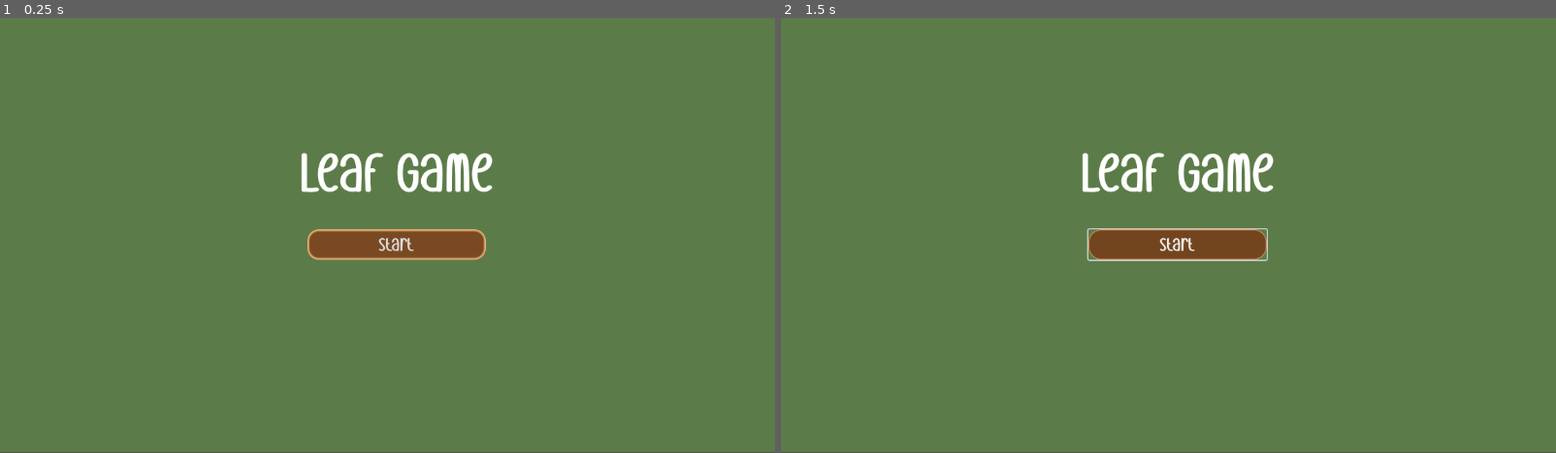
Above: before the commit, frames 1-2 (left to right).
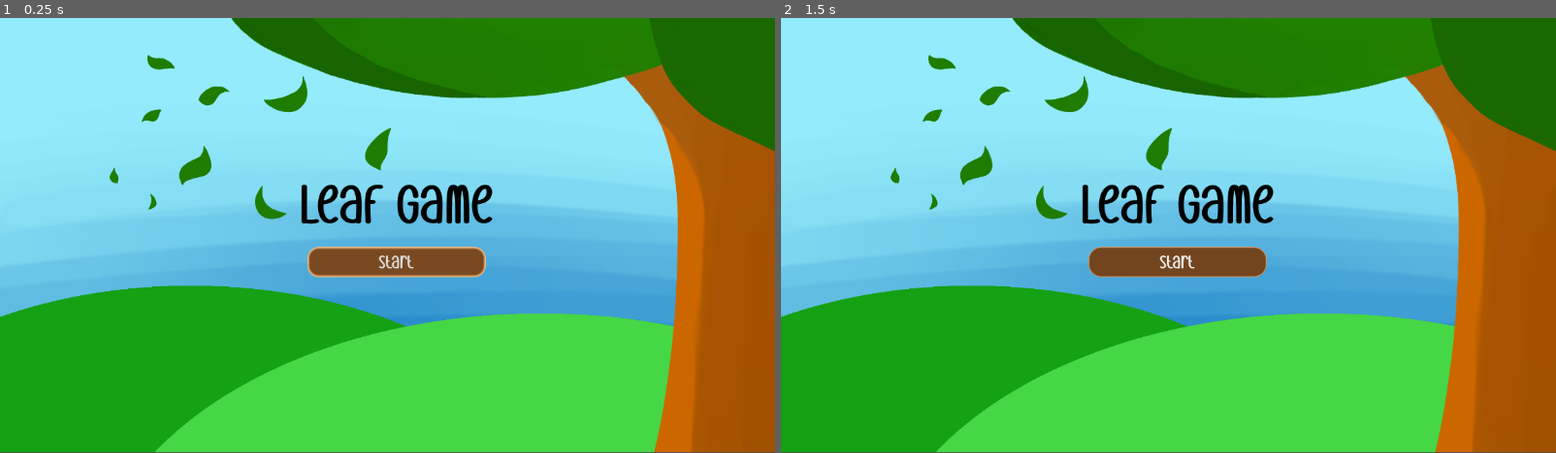
Above: after the commit, the same moments.

Repository: ewickland24/LeafGame
Game: Godot game, scene res://scenes/main_menu.tscn
Same seed, same stepped clock (60 frames per second), same inputs: the game is played once before the commit and once after it. This scene is started directly instead of the project's main scene.
Inputs:
- Up to frame 1 (0.25 s): no input
- Up to frame 2 (1.5 s): click "start" at 0.5 s; click "start" at 1.25 s

The runs differ from the first frame. In frame 1, 99% of the frame differs, in the area x 0-100%, y 0-100%; in frame 2, 99%.

Commit message:
Finish basic main menu setup

Diff:
--- a/leaf-game/scenes/main_menu.tscn
+++ b/leaf-game/scenes/main_menu.tscn
@@ -1,9 +1,10 @@
-[gd_scene load_steps=5 format=3 uid="uid://dxtvlqqsd1gla"]
+[gd_scene load_steps=7 format=3 uid="uid://4rdi1vkrs0l0"]
 
+[ext_resource type="Texture2D" uid="uid://b2boym03cgsdu" path="res://assets/backgrounds/LeafGame Menu.png" id="1_ekxnf"]
 [ext_resource type="FontFile" uid="uid://u3tjmtmiqcqo" path="res://assets/fonts/green_leaf/Green Leaf.otf" id="1_l6cm7"]
 
-[sub_resource type="StyleBoxFlat" id="StyleBoxFlat_ekxnf"]
-bg_color = Color(0.35557458, 0.4882195, 0.28091556, 1)
+[sub_resource type="StyleBoxTexture" id="StyleBoxTexture_bqqt6"]
+texture = ExtResource("1_ekxnf")
 
 [sub_resource type="StyleBoxFlat" id="StyleBoxFlat_vue75"]
 bg_color = Color(0.47612, 0.2903492, 0.13198617, 1)
@@ -11,6 +12,19 @@
 border_width_top = 4
 border_width_right = 4
 border_width_bottom = 4
+border_color = Color(0.99560755, 0.74234235, 0.49763602, 1)
+border_blend = true
+corner_radius_top_left = 16
+corner_radius_top_right = 16
+corner_radius_bottom_right = 16
+corner_radius_bottom_left = 16
+
+[sub_resource type="StyleBoxFlat" id="StyleBoxFlat_ekxnf"]
+bg_color = Color(0.3916001, 0.23556149, 0.10248185, 1)
+border_width_left = 2
+border_width_top = 2
+border_width_right = 2
+border_width_bottom = 2
 border_color = Color(0.99560755, 0.74234235, 0.49763602, 1)
 border_blend = true
 corner_radius_top_left = 16
@@ -39,7 +53,7 @@
 layout_mode = 0
 offset_right = 1155.0
 offset_bottom = 647.0
-theme_override_styles/panel = SubResource("StyleBoxFlat_ekxnf")
+theme_override_styles/panel = SubResource("StyleBoxTexture_bqqt6")
 
 [node name="startButton" type="Button" parent="."]
 layout_mode = 1
@@ -47,23 +61,25 @@
 anchor_left = 0.5
 anchor_right = 0.5
 offset_left = 457.0
-offset_top = 315.0
+offset_top = 341.0
 offset_right = 722.0
-offset_bottom = 360.0
+offset_bottom = 386.0
 grow_horizontal = 2
+focus_mode = 0
 theme_override_fonts/font = ExtResource("1_l6cm7")
 theme_override_font_sizes/font_size = 40
 theme_override_styles/normal = SubResource("StyleBoxFlat_vue75")
-theme_override_styles/pressed = SubResource("StyleBoxFlat_l6cm7")
+theme_override_styles/pressed = SubResource("StyleBoxFlat_ekxnf")
 theme_override_styles/hover = SubResource("StyleBoxFlat_l6cm7")
 text = "start"
 
-[node name="Label" type="Label" parent="."]
+[node name="Title" type="Label" parent="."]
 layout_mode = 0
 offset_left = 399.0
-offset_top = 175.0
+offset_top = 222.0
 offset_right = 779.0
-offset_bottom = 275.0
+offset_bottom = 330.0
+theme_override_colors/font_color = Color(0, 0, 0, 1)
 theme_override_fonts/font = ExtResource("1_l6cm7")
 theme_override_font_sizes/font_size = 120
 text = "Leaf Game"
--- /dev/null
+++ b/leaf-game/scenes/pause_menu.tscn
@@ -0,0 +1,14 @@
+[gd_scene format=3 uid="uid://dhs4k4yrphhs5"]
+
+[node name="pauseMenu" type="Control"]
+layout_mode = 3
+anchors_preset = 15
+anchor_right = 1.0
+anchor_bottom = 1.0
+grow_horizontal = 2
+grow_vertical = 2
+
+[node name="Button" type="Button" parent="."]
+layout_mode = 0
+offset_right = 238.0
+offset_bottom = 50.0
Binary file added: leaf-game/assets/backgrounds/LeafGame Menu.png
Not shown, added: leaf-game/assets/backgrounds/LeafGame Menu.png.import
